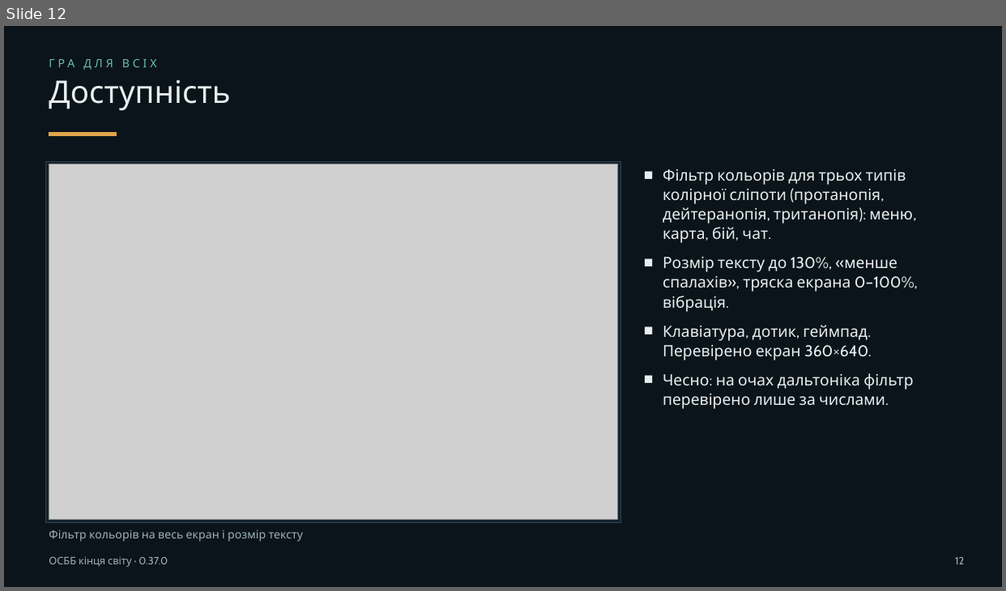
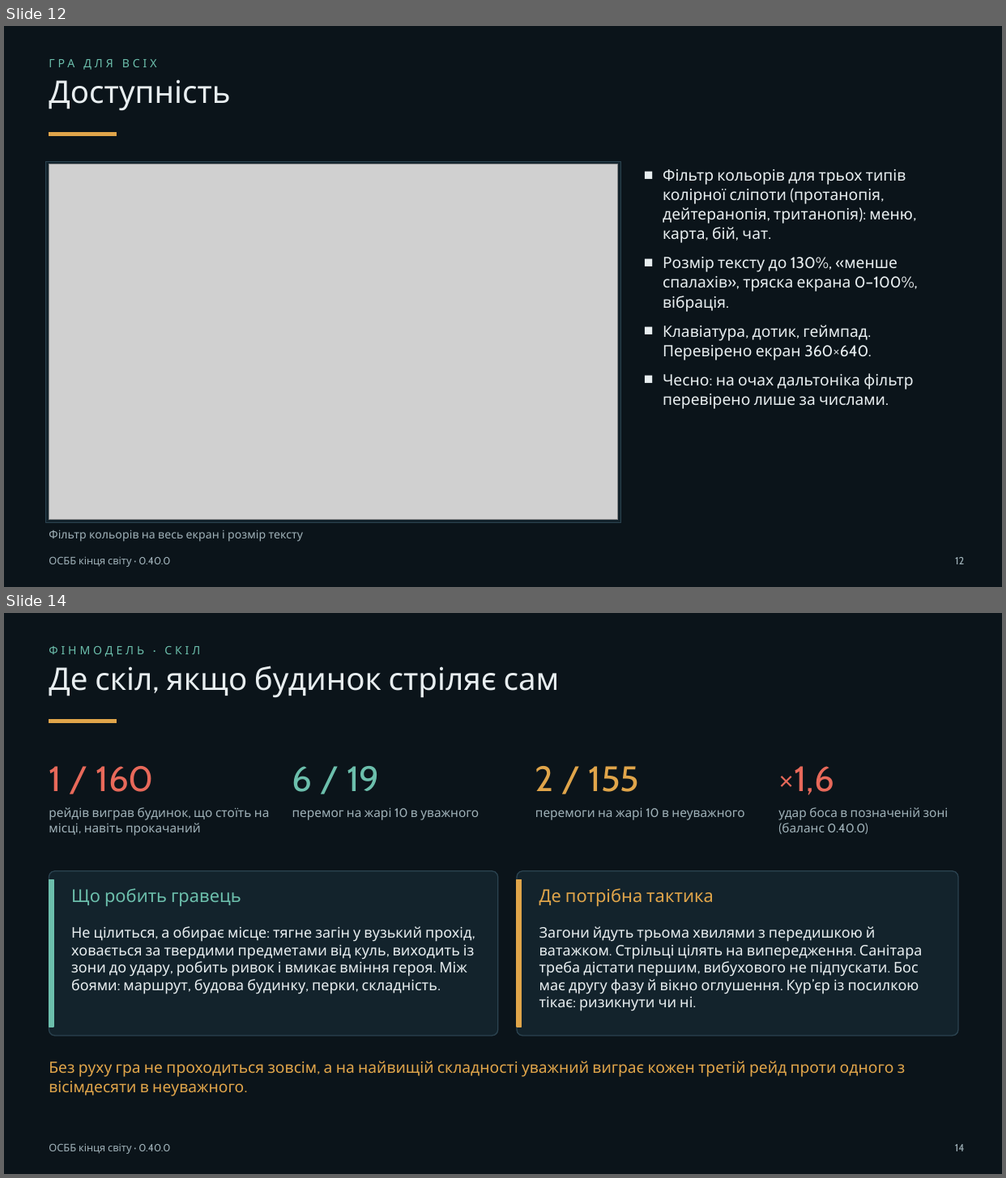
Before and after one commit to valera99686/osbb-end-of-world, a slide deck: docs/presentation/osbb-presentation.pptx. Shown one above the other, each under a label of ours: slide 12 before the commit, slides 12 and 14 after it; the slides between them are not shown. The pictures are 1006x591 and 1006x1178 pixels, drawn with LibreOffice and Linux fonts; fonts in the diff are those of the drawing; grey boxes stand for pictures. Boxes give left, top, right and bottom in pixels: in the first picture for what was removed or moved away, otherwise in the second. Text is boxed around its words. In the diff, an @@ line names an element or a change of style, - is before the commit and + after.

```diff
--- a/docs/presentation/osbb-presentation.pptx
+++ b/docs/presentation/osbb-presentation.pptx
@@ slide 14 added at box(4, 613, 1002, 1174), background #0B141A @@
@@ text added at box(49, 646, 200, 657), 11 pt, text #6CBFAC @@
+ФІНМОДЕЛЬ · СКІЛ
@@ text added at box(49, 666, 560, 698), 30 pt, text #E8EEF0 @@
+Де скіл, якщо будинок стріляє сам
@@ rectangle added at box(49, 719, 117, 723), fill #E0A54A, outline #E0A54A 1 pt @@
@@ text added at box(49, 766, 154, 792), 34 pt, text #E8695A @@
+1 / 160
@@ text added at box(292, 766, 379, 792), 34 pt, text #6CBFAC @@
+6 / 19
@@ text added at box(535, 766, 640, 792), 34 pt, text #E0A54A @@
+2 / 155
@@ text added at box(778, 766, 834, 795), 34 pt, text #E8695A @@
+×1,6
@@ text added at box(49, 807, 269, 836), 12 pt, text #9FB1B8 @@
+рейдів виграв будинок, що стоїть на місці, навіть прокачаний
@@ text added at box(292, 808, 479, 820), 12 pt, text #9FB1B8 @@
+перемог на жарі 10 в уважного
@@ text added at box(535, 808, 744, 820), 12 pt, text #9FB1B8 @@
+перемоги на жарі 10 в неуважного
@@ text added at box(778, 807, 948, 834), 12 pt, text #9FB1B8 @@
+удар боса в позначеній зоні (баланс 0.40.0)
@@ rounded rectangle added at box(49, 871, 498, 1036), fill #13232C, outline #2B4350 1 pt @@
@@ rounded rectangle added at box(517, 871, 958, 1036), fill #13232C, outline #2B4350 1 pt @@
@@ rectangle added at box(49, 880, 53, 1027), fill #6CBFAC, outline #6CBFAC 1 pt @@
@@ text added at box(71, 888, 241, 906), 17 pt, text #6CBFAC @@
+Що робить гравець
@@ rectangle added at box(517, 880, 522, 1027), fill #E0A54A, outline #E0A54A 1 pt @@
@@ text added at box(539, 888, 714, 907), 17 pt, text #E0A54A @@
+Де потрібна тактика
@@ text added at box(71, 926, 474, 995), 14 pt, text #E8EEF0 @@
+Не цілиться, а обирає місце: тягне загін у вузький прохід, ховається за твердими предметами від куль, виходить із зони до удару, робить ривок і вмикає вміння героя. Між боями: маршрут, будова будинку, перки, складність.
@@ text added at box(539, 926, 923, 1012), 14 pt, text #E8EEF0 @@
+Загони йдуть трьома хвилями з передишкою й ватажком. Стрільці цілять на випередження. Санітара треба дістати першим, вибухового не підпускати. Бос має другу фазу й вікно оглушення. Кур’єр із посилкою тікає: ризикнути чи ні.
@@ text added at box(49, 1061, 905, 1097), 15 pt, text #E0A54A @@
+Без руху гра не проходиться зовсім, а на найвищій складності уважний виграє кожен третій рейд проти одного з вісімдесяти в неуважного.
@@ text added at box(49, 1144, 170, 1154), 10 pt, text #9FB1B8 @@
+ОСББ кінця світу · 0.40.0
@@ text added at box(955, 1144, 965, 1152), 10 pt, text #9FB1B8 @@
+14
@@ slide 12 changed as well @@
@@ text at box(49, 557, 170, 567): text changed @@
-ОСББ кінця світу · 0.37.0
+ОСББ кінця світу · 0.40.0
```
Also in this commit, not shown: 13 other slides changed, 4 other slides added, 37 other files.
